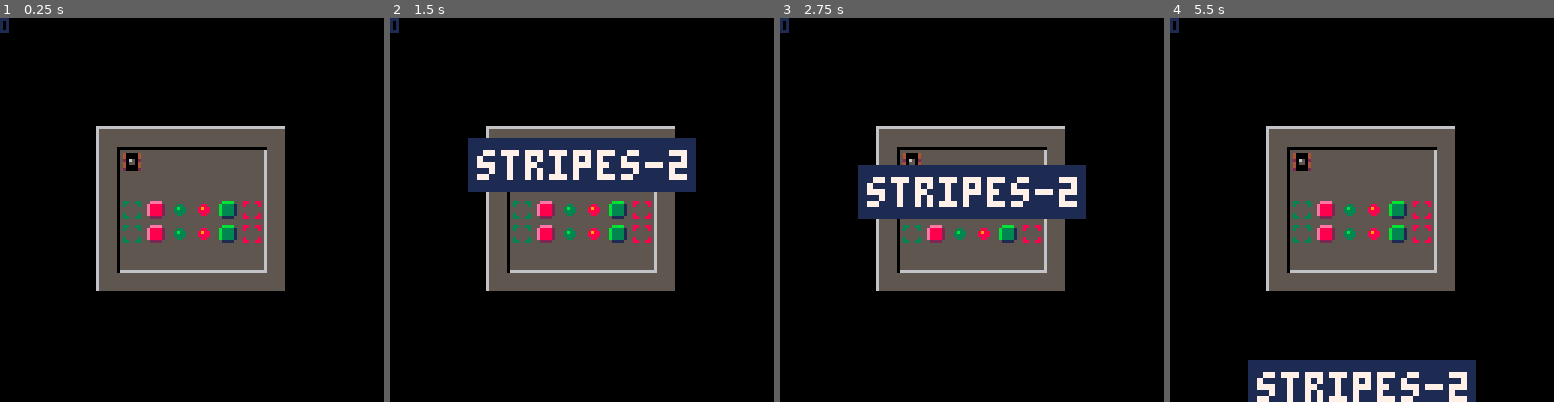
Above: before the commit, frames 1-4 (left to right).
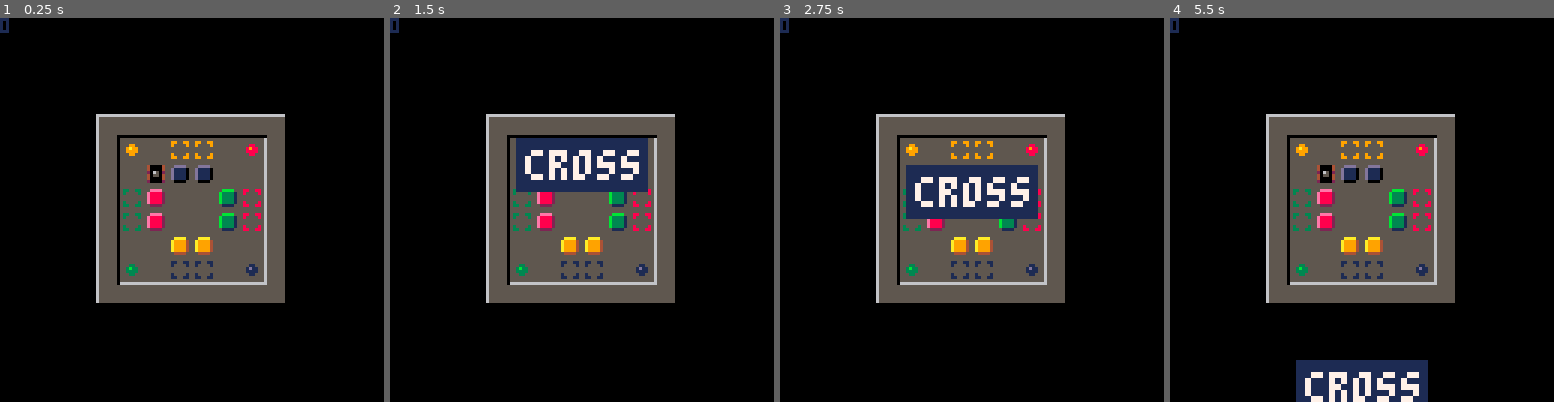
Above: after the commit, the same moments.

Repository: erwinbonsma/SokoBubbleP8
Game: PICO-8 cartridge sokububble.p8
Two runs of this game, one before a commit and one after it. Both use one fixed random seed, a clock stepped at 60 frames per second and the inputs below.
Inputs:
- Up to frame 1 (0.25 s): no input
- Up to frame 2 (1.5 s): tap X (X key) at 1.07 s
- Up to frame 3 (2.75 s): hold Left 1.97-2.37 s; tap X (X key) at 2.07, 2.4, 2.73 s; hold Down from 2.42 s (still down)
- Up to frame 4 (5.5 s): release Down at 2.82 s; hold Right 2.87-3.53 s; tap X (X key) every 0.33 s from 3.07 to 5.4 s; hold Up 3.58-4.08 s; hold Right 4.13-4.53 s; hold Down 4.58-5.08 s; hold Left from 5.13 s (still down)

The runs differ from the first frame. In frame 1, 8.2% of the frame differs, in the area x 25-75%, y 25-75%; in frame 2, 11%; in frame 3, 11%; in frame 4, 12%, in the area x 20-80%, y 25-100%.

Commit message:
Add level 'cross'

Diff:
--- a/sokububble.p8
+++ b/sokububble.p8
@@ -28,6 +28,10 @@
 },{
  name="stripes-2",
  mapdef={21,8,8,7},
+ ini_bubble=0
+},{
+ name="cross",
+ mapdef={24,0,8,8},
  ini_bubble=0
 }}
 
@@ -809,7 +813,7 @@
 end
 
 function _init()
- start_level(7)
+ start_level(8)
 end
 
 function _draw()
@@ -904,14 +908,14 @@
 0000000000000000000000000000000001010100000000000000000000000000010101000002020202020000000000000202020202020202020202020202020004141414140810181818181818080802041414141408101818181818180808000414141414081018181818181808080004141414140810181818181818080800
 0000000000000000000000000000000000000000000000000000000000000000000000000000000000000000000000000000000000000000000000000000000000000000000000000000000000000000000000000000000000000000000000000000000000000000000000000000000000000000000000000000000000000000
 __map__
-3136363636363632313636363b36363231363636363636320000000000000000000000000000000000000000000000000000000000000000000000000000000000000000000000000000000000000000000000000000000000000000000000000000000000000000000000000000000000000000000000000000000000000000
-3510000000000035355500003900653535100000000000350000000000000000000000000000000000000000000000000000000000000000000000000000000000000000000000000000000000000000000000000000000000000000000000000000000000000000000000000000000000000000000000000000000000000000
-3500000000000035350010600000003535000000000000350000000000000000000000000000000000000000000000000000000000000000000000000000000000000000000000000000000000000000000000000000000000000000000000000000000000000000000000000000000000000000000000000000000000000000
-35000050006025353e3800567640003535655066566055350000000000000000000000000000000000000000000000000000000000000000000000000000000000000000000000000000000000000000000000000000000000000000000000000000000000000000000000000000000000000000000000000000000000000000
-35000060000000353500506646003a3c35655066566055350000000000000000000000000000000000000000000000000000000000000000000000000000000000000000000000000000000000000000000000000000000000000000000000000000000000000000000000000000000000000000000000000000000000000000
-3500005300655535350000007000003535000000000000350000000000000000000000000000000000000000000000000000000000000000000000000000000000000000000000000000000000000000000000000000000000000000000000000000000000000000000000000000000000000000000000000000000000000000
-3556002500556535354500370000753535000000000000350000000000000000000000000000000000000000000000000000000000000000000000000000000000000000000000000000000000000000000000000000000000000000000000000000000000000000000000000000000000000000000000000000000000000000
-33363636363636343336363d3636363433363636363636340000000000000000000000000000000000000000000000000000000000000000000000000000000000000000000000000000000000000000000000000000000000000000000000000000000000000000000000000000000000000000000000000000000000000000
+3136363636363632313636363b36363231363636363636323136363636363632000000000000000000000000000000000000000000000000000000000000000000000000000000000000000000000000000000000000000000000000000000000000000000000000000000000000000000000000000000000000000000000000
+3510000000000035355500003900653535100000000000353546004545005635000000000000000000000000000000000000000000000000000000000000000000000000000000000000000000000000000000000000000000000000000000000000000000000000000000000000000000000000000000000000000000000000
+3500000000000035350010600000003535000000000000353500107070000035000000000000000000000000000000000000000000000000000000000000000000000000000000000000000000000000000000000000000000000000000000000000000000000000000000000000000000000000000000000000000000000000
+35000050006025353e3800567640003535655066566055353565500000605535000000000000000000000000000000000000000000000000000000000000000000000000000000000000000000000000000000000000000000000000000000000000000000000000000000000000000000000000000000000000000000000000
+35000060000000353500506646003a3c35655066566055353565500000605535000000000000000000000000000000000000000000000000000000000000000000000000000000000000000000000000000000000000000000000000000000000000000000000000000000000000000000000000000000000000000000000000
+3500005300655535350000007000003535000000000000353500004040000035000000000000000000000000000000000000000000000000000000000000000000000000000000000000000000000000000000000000000000000000000000000000000000000000000000000000000000000000000000000000000000000000
+3556002500556535354500370000753535000000000000353566007575007635000000000000000000000000000000000000000000000000000000000000000000000000000000000000000000000000000000000000000000000000000000000000000000000000000000000000000000000000000000000000000000000000
+33363636363636343336363d3636363433363636363636343336363636363634000000000000000000000000000000000000000000000000000000000000000000000000000000000000000000000000000000000000000000000000000000000000000000000000000000000000000000000000000000000000000000000000
 3029303030293031363636363632303030303030303136363636363632000000000000000000000000000000000000000000000000000000000000000000000000000000000000000000000000000000000000000000000000000000000000000000000000000000000000000000000000000000000000000000000000000000
 264d6000004d2835660000554635301000000000303510000000000035000000000000000000000000000000000000000000000000000000000000000000000000000000000000000000000000000000000000000000000000000000000000000000000000000000000000000000000000000000000000000000000000000000
 3000660046403035456000400035300060004000303500000000000035000000000000000000000000000000000000000000000000000000000000000000000000000000000000000000000000000000000000000000000000000000000000000000000000000000000000000000000000000000000000000000000000000000
